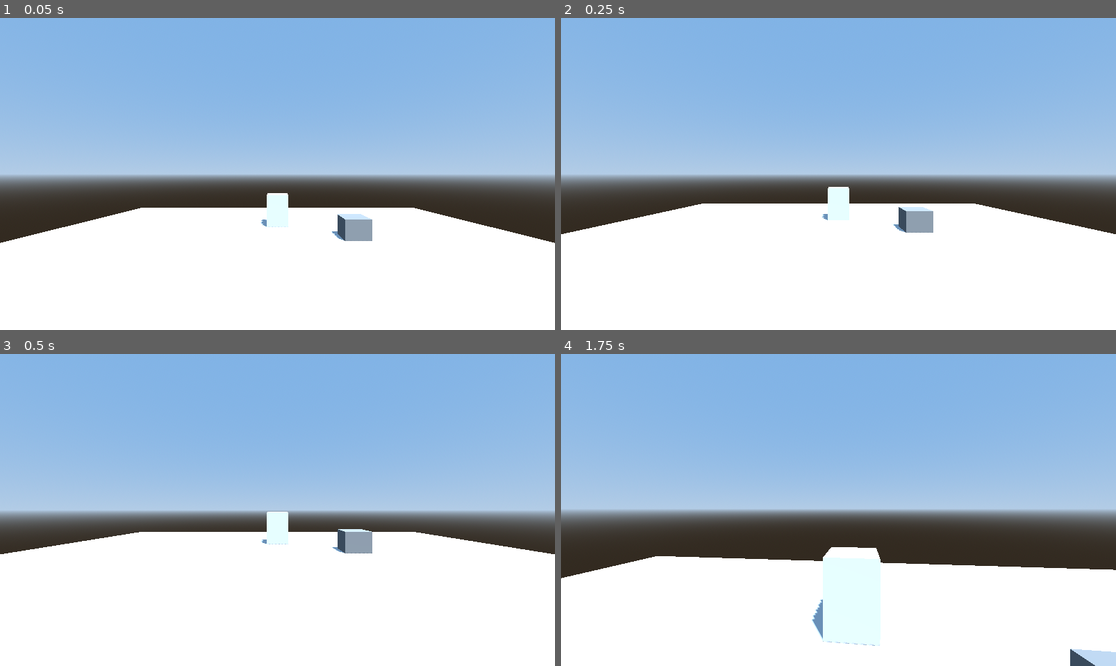
Above: before the commit, frames 1-4 (two rows, left to right).
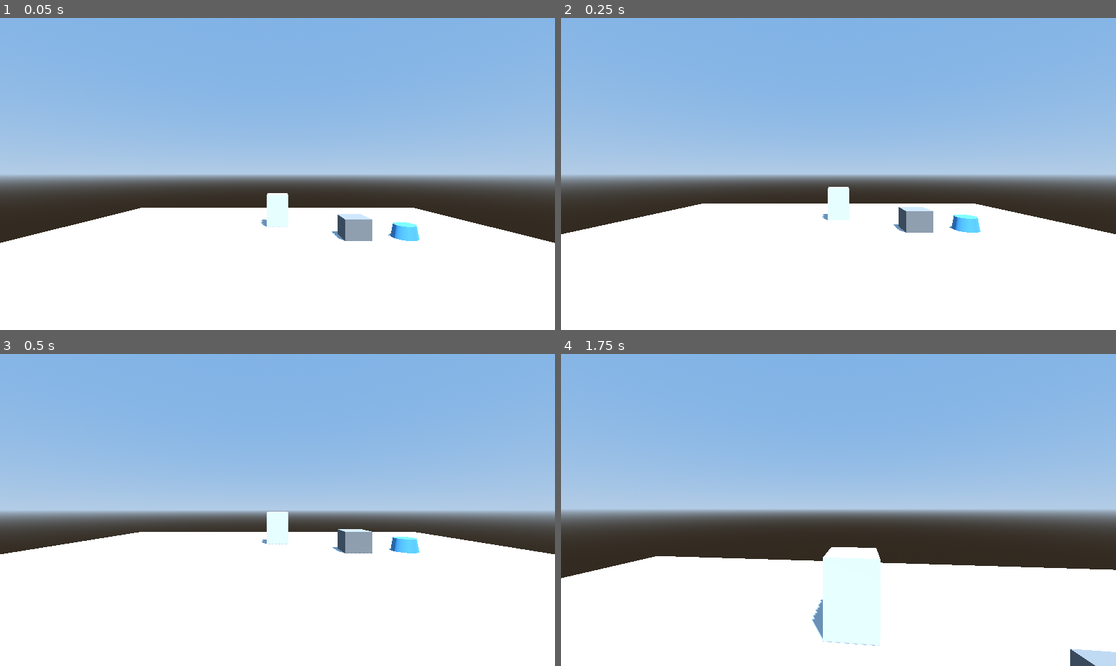
Above: after the commit, the same moments.

Repository: Cyberlane/the-unknown
Game: Godot game, scene res://scenes/test_scene.tscn
The game is run twice, just before and just after one commit, with the same random seed, the same clock (stepped at 60 frames per second) and the same inputs.
Inputs (mouse positions are in pixels of both pictures, inside the frame that each line leads up to):
- Up to frame 1 (0.05 s): no input
- Up to frame 2 (0.25 s): no input
- Up to frame 3 (0.5 s): no input
- Up to frame 4 (1.75 s): tap Enter (ui_accept) at 0.5, 0.77, 0.8, 1.07, 1.35, 1.52 s; move the mouse to (866, 510) at 0.52 s; hold E (interact) 0.53-1.28 s; hold W (move_forward) from 0.53 s (still down); move the mouse to (810, 510) at 1.27 s; tap E (interact) at 1.55 s

The runs differ from the first frame. In frame 1, 0.3% of the frame differs, in the area x 69-76%, y 65-72%; in frame 2, 0.3%; in frame 3, 0.2%; in frame 4, nothing differs.

Commit message:
feat: add ChoiceManager for tracking alignment and trust
- Create ChoiceManager autoload singleton
- Track alignment_score (-100 to 100) for moral choices
- Track dimension-specific trust values (0 to 100):
  - viking_trust: Trust with Viking spirits
  - aztec_trust: Trust with Aztec civilization
  - nightmare_trust: Trust with nightmare entities
- Emit signals on value changes for reactive systems
- Record all choices with timestamps and metadata
- Methods: modify_alignment(), modify_viking_trust(), etc.
- Helpers: get_alignment_type(), get_trust_level()
- Save/load support with get_save_data() / load_save_data()
- Values are clamped to valid ranges automatically
- Console logging for debugging choice flow

Example Viking choice implementation:
- Create viking_choice_example.gd extending Interactable
- Add VikingShrine to test scene at (5, 0.3, -3)
- Interact to gain +10 Viking Trust (one-time)
- Shows trust message with ⚔️ Viking theming
- Records choice in ChoiceManager with metadata

Trust levels:
- 0-19: Suspicious
- 20-39: Neutral
- 40-59: Friendly
- 60-79: Trusted
- 80-100: Revered

Alignment types:
- 50-100: Heroic
- 20-49: Good
- -19-19: Neutral
- -49--20: Dark
- -100--50: Evil

This enables branching narratives, reputation systems,
and consequence-based gameplay mechanics.

Co-Authored-By: Claude Sonnet 4.5 <noreply@anthropic.com>

Diff:
--- a/project.godot
+++ b/project.godot
@@ -18,6 +18,7 @@
 [autoload]
 
 DimensionManager="*res://scripts/autoload/dimension_manager.gd"
+ChoiceManager="*res://scripts/autoload/choice_manager.gd"
 
 [input]
 
--- a/scenes/test_scene.tscn
+++ b/scenes/test_scene.tscn
@@ -10,6 +10,7 @@
 [ext_resource type="Script" path="res://scripts/nightmare_voices.gd" id="8_voices"]
 [ext_resource type="Script" path="res://scripts/dimension_trigger.gd" id="9_trigger"]
 [ext_resource type="Script" path="res://scripts/test_trigger_handler.gd" id="10_handler"]
+[ext_resource type="Script" path="res://scripts/viking_choice_example.gd" id="11_viking"]
 
 [sub_resource type="BoxMesh" id="BoxMesh_floor"]
 size = Vector3(20, 0.2, 20)
@@ -43,6 +44,17 @@
 
 [sub_resource type="BoxShape3D" id="BoxShape3D_trigger"]
 size = Vector3(3, 3, 3)
+
+[sub_resource type="CylinderMesh" id="CylinderMesh_shrine"]
+top_radius = 0.4
+bottom_radius = 0.5
+height = 0.6
+
+[sub_resource type="StandardMaterial3D" id="StandardMaterial3D_shrine"]
+albedo_color = Color(0.3, 0.6, 0.8, 1)
+
+[sub_resource type="BoxShape3D" id="BoxShape3D_shrine"]
+size = Vector3(1, 1, 1)
 
 [sub_resource type="BoxMesh" id="BoxMesh_wall"]
 size = Vector3(8, 4, 0.5)
@@ -226,6 +238,32 @@
 [node name="CollisionShape3D" type="CollisionShape3D" parent="AztecTrigger"]
 shape = SubResource("BoxShape3D_trigger")
 
+[node name="VikingShrine" type="StaticBody3D" parent="."]
+transform = Transform3D(1, 0, 0, 0, 1, 0, 0, 0, 1, 5, 0.3, -3)
+collision_layer = 2
+collision_mask = 0
+script = ExtResource("11_viking")
+interaction_prompt = "Press E to honor the Viking spirits"
+dialogue_text = ""
+trust_amount = 10
+choice_id = "viking_shrine_honored"
+trust_message = "⚔️ The Viking spirits recognize your respect. ⚔️
+
++10 Viking Trust
+
+The old ways are not forgotten."
+
+[node name="MeshInstance3D" type="MeshInstance3D" parent="VikingShrine"]
+mesh = SubResource("CylinderMesh_shrine")
+surface_material_override/0 = SubResource("StandardMaterial3D_shrine")
+
+[node name="InteractionArea" type="Area3D" parent="VikingShrine"]
+collision_layer = 2
+collision_mask = 0
+
+[node name="CollisionShape3D" type="CollisionShape3D" parent="VikingShrine/InteractionArea"]
+shape = SubResource("BoxShape3D_shrine")
+
 [node name="TriggerHandler" type="Node" parent="." node_paths=PackedStringArray("trigger")]
 script = ExtResource("10_handler")
 trigger = NodePath("../AztecTrigger")
--- /dev/null
+++ b/scripts/autoload/choice_manager.gd
@@ -0,0 +1,140 @@
+# scripts/autoload/choice_manager.gd
+extends Node
+
+# Signals for tracking changes
+signal alignment_changed(new_value: int)
+signal viking_trust_changed(new_value: int)
+signal aztec_trust_changed(new_value: int)
+signal nightmare_trust_changed(new_value: int)
+
+# Core alignment score (-100 to 100)
+# Negative = darker choices, Positive = lighter choices
+var alignment_score: int = 0:
+    set(value):
+        alignment_score = clampi(value, -100, 100)
+        alignment_changed.emit(alignment_score)
+        print("Alignment Score: ", alignment_score)
+
+# Dimension-specific trust values (0 to 100)
+var viking_trust: int = 0:
+    set(value):
+        viking_trust = clampi(value, 0, 100)
+        viking_trust_changed.emit(viking_trust)
+        print("Viking Trust: ", viking_trust)
+
+var aztec_trust: int = 0:
+    set(value):
+        aztec_trust = clampi(value, 0, 100)
+        aztec_trust_changed.emit(aztec_trust)
+        print("Aztec Trust: ", aztec_trust)
+
+var nightmare_trust: int = 0:
+    set(value):
+        nightmare_trust = clampi(value, 0, 100)
+        nightmare_trust_changed.emit(nightmare_trust)
+        print("Nightmare Trust: ", nightmare_trust)
+
+# Choice tracking
+var choices_made: Dictionary = {}
+var total_choices: int = 0
+
+func _ready():
+    print("ChoiceManager initialized")
+
+# Main methods for modifying values
+func modify_alignment(amount: int, reason: String = ""):
+    alignment_score += amount
+    _log_choice("alignment", amount, reason)
+
+func modify_viking_trust(amount: int, reason: String = ""):
+    viking_trust += amount
+    _log_choice("viking_trust", amount, reason)
+
+func modify_aztec_trust(amount: int, reason: String = ""):
+    aztec_trust += amount
+    _log_choice("aztec_trust", amount, reason)
+
+func modify_nightmare_trust(amount: int, reason: String = ""):
+    nightmare_trust += amount
+    _log_choice("nightmare_trust", amount, reason)
+
+# Record a choice for tracking
+func record_choice(choice_id: String, data: Dictionary = {}):
+    total_choices += 1
+    choices_made[choice_id] = {
+        "timestamp": Time.get_ticks_msec(),
+        "data": data
+    }
+    print("Choice recorded: ", choice_id)
+
+func has_made_choice(choice_id: String) -> bool:
+    return choices_made.has(choice_id)
+
+func get_choice_data(choice_id: String) -> Dictionary:
+    if choices_made.has(choice_id):
+        return choices_made[choice_id].data
+    return {}
+
+# Helper to determine dominant alignment
+func get_alignment_type() -> String:
+    if alignment_score > 50:
+        return "Heroic"
+    elif alignment_score > 20:
+        return "Good"
+    elif alignment_score > -20:
+        return "Neutral"
+    elif alignment_score > -50:
+        return "Dark"
+    else:
+        return "Evil"
+
+# Helper to get trust level description
+func get_trust_level(trust_value: int) -> String:
+    if trust_value >= 80:
+        return "Revered"
+    elif trust_value >= 60:
+        return "Trusted"
+    elif trust_value >= 40:
+        return "Friendly"
+    elif trust_value >= 20:
+        return "Neutral"
+    else:
+        return "Suspicious"
+
+# Debug/stats display
+func print_stats():
+    print("\n=== Choice Manager Stats ===")
+    print("Alignment Score: ", alignment_score, " (", get_alignment_type(), ")")
+    print("Viking Trust: ", viking_trust, " (", get_trust_level(viking_trust), ")")
+    print("Aztec Trust: ", aztec_trust, " (", get_trust_level(aztec_trust), ")")
+    print("Nightmare Trust: ", nightmare_trust, " (", get_trust_level(nightmare_trust), ")")
+    print("Total Choices: ", total_choices)
+    print("===========================\n")
+
+# Internal logging
+func _log_choice(stat_name: String, amount: int, reason: String):
+    var sign = "+" if amount >= 0 else ""
+    var log_msg = "[ChoiceManager] %s %s%d" % [stat_name, sign, amount]
+    if not reason.is_empty():
+        log_msg += " (%s)" % reason
+    print(log_msg)
+
+# Save/Load support (for future implementation)
+func get_save_data() -> Dictionary:
+    return {
+        "alignment_score": alignment_score,
+        "viking_trust": viking_trust,
+        "aztec_trust": aztec_trust,
+        "nightmare_trust": nightmare_trust,
+        "choices_made": choices_made,
+        "total_choices": total_choices
+    }
+
+func load_save_data(data: Dictionary):
+    alignment_score = data.get("alignment_score", 0)
+    viking_trust = data.get("viking_trust", 0)
+    aztec_trust = data.get("aztec_trust", 0)
+    nightmare_trust = data.get("nightmare_trust", 0)
+    choices_made = data.get("choices_made", {})
+    total_choices = data.get("total_choices", 0)
+    print("ChoiceManager: Loaded save data")
--- /dev/null
+++ b/scripts/viking_choice_example.gd
@@ -0,0 +1,34 @@
+# scripts/viking_choice_example.gd
+# Example: Interactable that gives Viking trust based on player action
+extends Interactable
+
+@export var trust_amount: int = 10
+@export var choice_id: String = "viking_advice_followed"
+@export_multiline var trust_message: String = "The Viking spirits approve of your actions.\n\n+10 Viking Trust"
+
+var has_given_trust: bool = false
+
+func interact(interactor: Node) -> void:
+    # Don't give trust multiple times
+    if has_given_trust:
+        super.interact(interactor)
+        return
+
+    # Record the choice
+    ChoiceManager.record_choice(choice_id, {
+        "dimension": DimensionManager.current_dimension,
+        "trust_given": trust_amount
+    })
+
+    # Give Viking trust
+    ChoiceManager.modify_viking_trust(trust_amount, "Followed Viking advice")
+
+    # Show trust message
+    var dialogue_ui = get_tree().get_first_node_in_group("dialogue_ui")
+    if dialogue_ui and dialogue_ui.has_method("show_dialogue"):
+        dialogue_ui.show_dialogue(trust_message)
+
+    has_given_trust = true
+
+    # Call base implementation
+    interacted.emit(interactor)
Not shown: 1 places in scenes/test_scene.tscn that only renumber resources
Not shown, added: scripts/dimension_trigger.gd.uid
Not shown, added: scripts/test_trigger_handler.gd.uid
Not shown, changed: README.md
Not shown, changed: architecture.md
